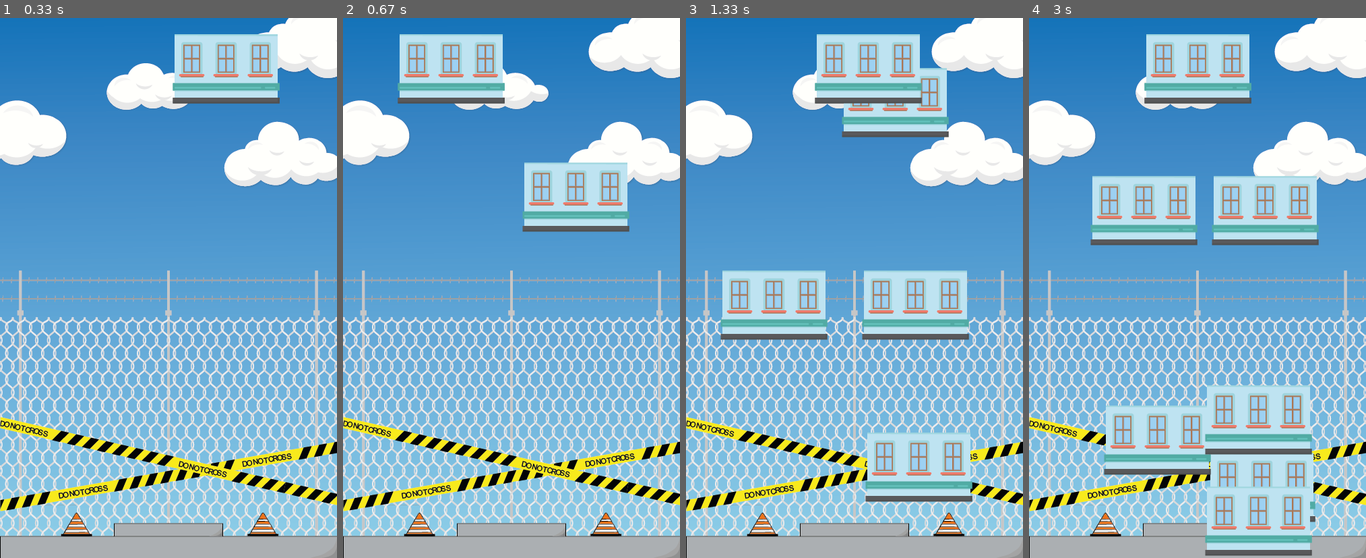
Above: before the commit, frames 1-4 (left to right).
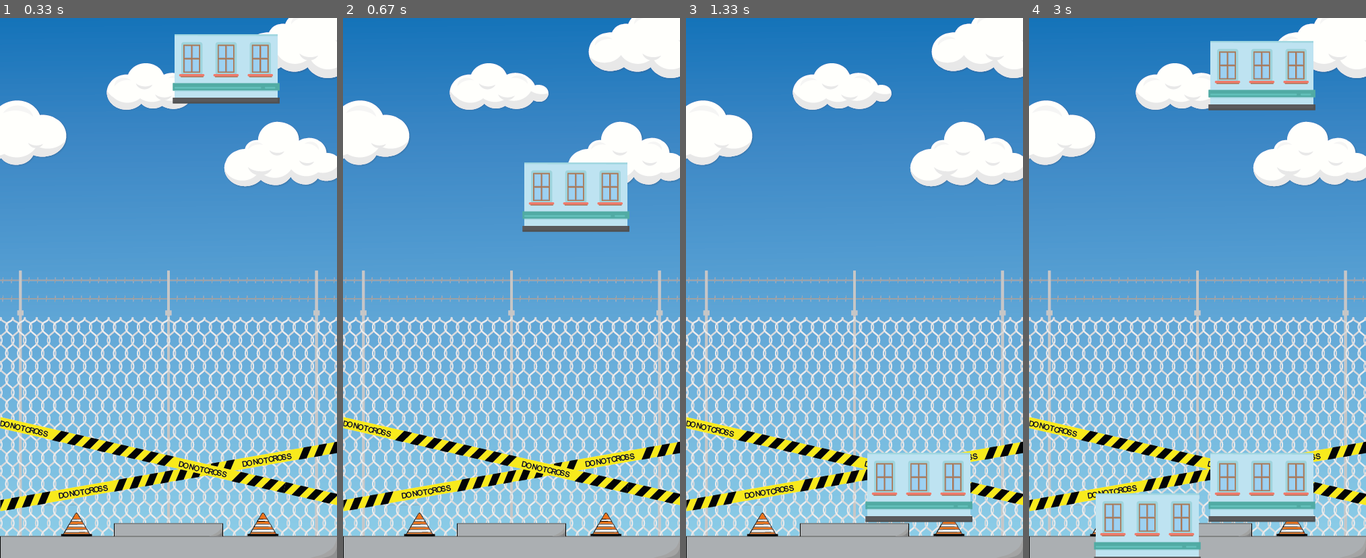
Above: after the commit, the same moments.

Repository: Andabero5/tower-pygame
Game: pygame game, started from logic/game.py
Two runs of this game, one before a commit and one after it. Both use one fixed random seed, a clock stepped at 60 frames per second and the inputs below.
Inputs:
- Up to frame 1 (0.33 s): no input
- Up to frame 2 (0.67 s): tap Space at 0.33 s
- Up to frame 3 (1.33 s): tap Space at 0.73, 1.03, 1.23 s
- Up to frame 4 (3 s): tap Space at 1.57, 1.87, 2.07, 2.37, 2.63, 2.97 s

Frame 1 is identical in both runs. In frame 2, 4.0% of the frame differs, in the area x 16-85%, y 3-40%; in frame 3, 18%; in frame 4, 28%, in the area x 18-86%, y 3-100%.

Commit message:
logical correction

Diff:
--- a/logic/floor.py
+++ b/logic/floor.py
@@ -23,7 +23,7 @@
             if self.rect.bottom >= HEIGHT-53:
                 self.speed[1] = 0
         elif pygame.sprite.collide_rect(floor, self):
-            if self.rect.centerx >= floor.rect.centerx+75:
+            if self.rect.centerx > floor.rect.centerx+20:
                 self.speed[1] = 10
             else:
                 self.speed[1] = 0
--- a/logic/game.py
+++ b/logic/game.py
@@ -29,8 +29,6 @@
             if event.type == pygame.KEYDOWN:
                 if event.key == pygame.K_SPACE:
                     FloorArray[number].update(True)
-                    FloorArray.append(prototype.floorClone())
-                    number += 1
         screen.blit(imagen_defondo, [0, 0])
         screen.blit(FloorArray[number].image, FloorArray[number].rect)
         for n in range(0, number+1):
@@ -39,6 +37,9 @@
                 FloorArray[n].update(action=1, floor=FloorArray[n-1])
             else:
                 FloorArray[n].update()
+            if FloorArray[number].speed == [0, 0]:
+                FloorArray.append(prototype.floorClone())
+                number += 1
 
     pygame.quit()
 
